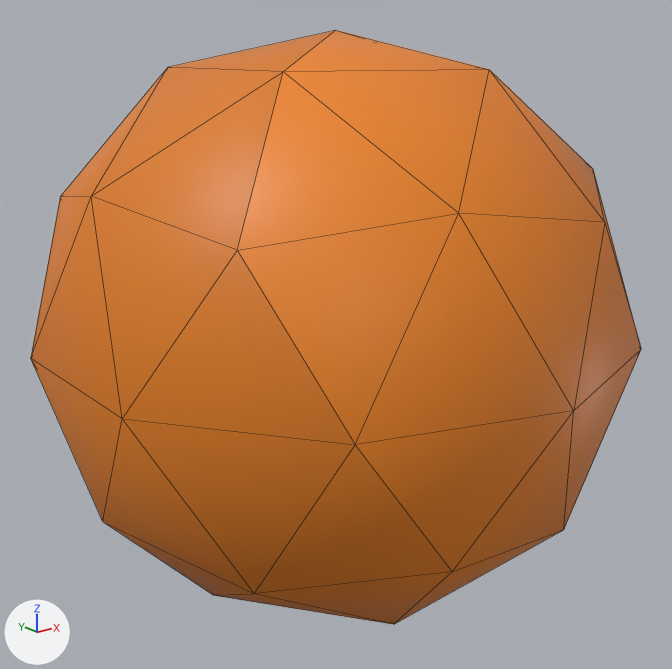
Before and after pictures for a commit that changed the FBX model Assets/3D/jeruk.fbx.
One viewpoint serves both versions: a camera (50 mm lens) standing at (-8.49, -2.39, 4.54) and looking at (-6.56, 0.02, 3.58). Every picture has the same lights, and +X, +Y and +Z are marked at lower left. Mesh edges are drawn as thin lines.

Script lines for the objects in view, before the commit:
```python
me_icosphere = bpy.data.meshes.new('Icosphere')
me_icosphere.from_pydata(...)  # 42 vertices, 80 faces; spans x -0.95..0.95, y -1.0..1.0, z -0.96..0.96
me_icosphere.materials.append(mat_material_004)  # picture img_jeruk_png
ob_jeruk = bpy.data.objects.new('jeruk', me_icosphere)
ob_jeruk.location = (-6.577, 0.0, 3.622)
```
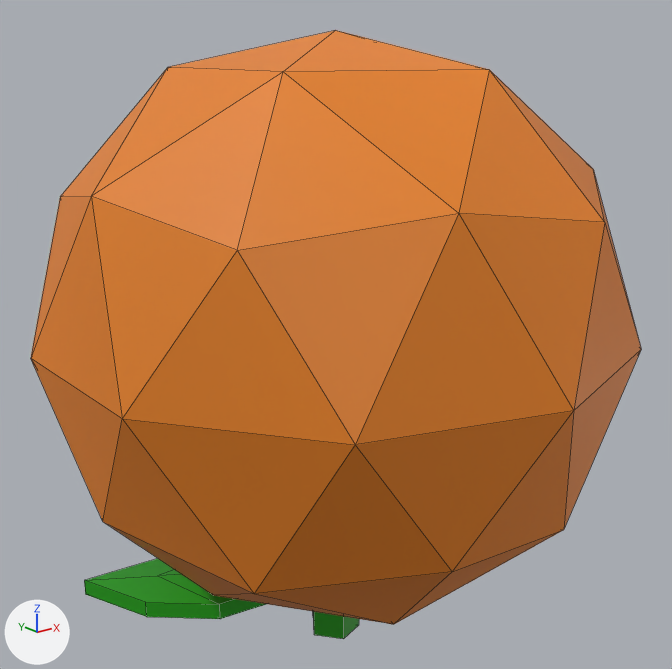
The newer file is also rescaled (x10.23), turned or shifted as a whole; pictures and numbers use the older file's frame.

What differs and where, as boxes [x1, y1, x2, y2] in the pictures (672 x 669 px):
```json
{"object": "jeruk", "change": "reshaped", "before": [31, 30, 641, 624], "after": [31, 30, 641, 639]}
{"part": 1, "of": "me_icosphere", "change": "built on", "after": [84, 559, 359, 639], "on screen": "green"}
{"part": 2, "of": "me_icosphere", "change": "surface changed", "before": [31, 31, 641, 624], "after": [31, 31, 641, 624]}
```

Edits to the scene script, one JSON object a line:
```json
{"block": "me_icosphere", "where": "# used by ob_jeruk; location = (-6.577, 0.0, 3.622)"}
{"op": "remove", "block": "me_icosphere", "code": "me_icosphere.from_pydata(...)  # 42 vertices, 80 faces; spans x -0.95..0.95, y -1.0..1.0, z -0.96..0.96"}
{"op": "add", "block": "me_icosphere", "code": "me_icosphere.from_pydata(...)  # 79 vertices, 116 faces; spans x -0.95..0.95, y -1.0..1.0, z -1.2..0.96"}
{"block": "me_icosphere", "change": "me_icosphere part 1"}
{"block": "me_icosphere", "change": "1 vertex is removed from x 0.0, y 0.0, z -0.96"}
{"block": "me_icosphere", "change": "6 faces are deleted"}
{"block": "me_icosphere", "change": "26 vertices are added at x -0.73..0.1, y -0.08..0.59, z -1.2..-0.85"}
{"block": "me_icosphere", "change": "12 new vertices lie (0.0, 0.0, 0.06) away from vertices in x -0.73..0.1, y -0.08..0.59, z -1.07..-0.99"}
{"block": "me_icosphere", "change": "42 new faces join them"}
{"block": "me_icosphere", "change": "me_icosphere part 2: 74 kept faces spanning x -0.95..0.95, y -1.0..1.0, z -0.85..0.96 get new texture (UV) coordinates"}
{"block": "me_icosphere", "change": "me_icosphere part 3: the surface is now shaded flat"}
```
